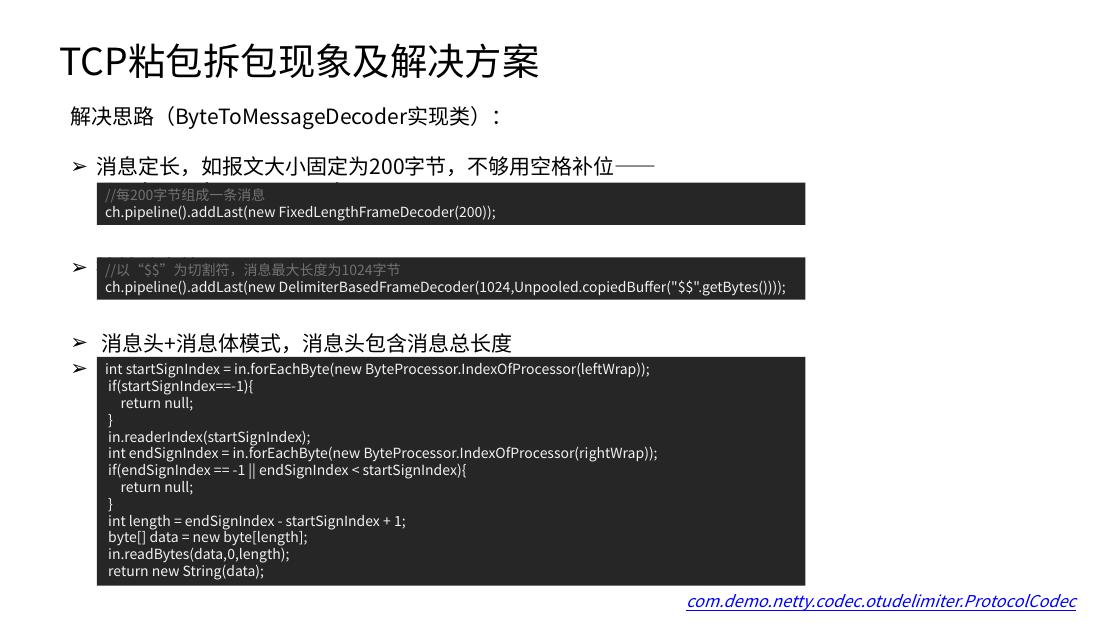
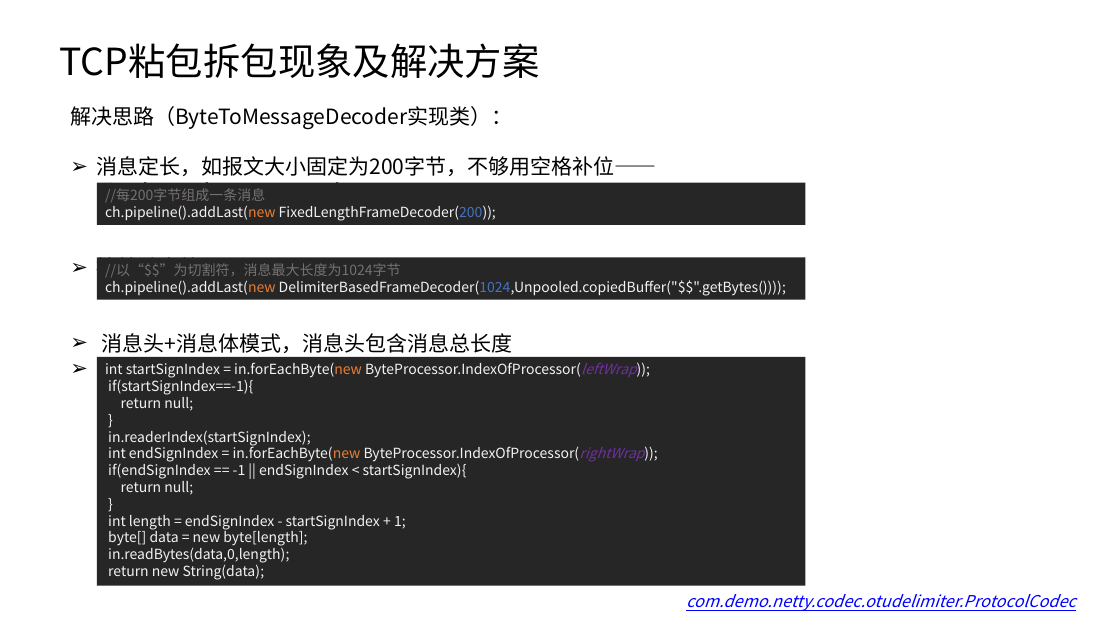
Before and after one commit to taomee517/netty-notes, a slide deck: slide 41 of Netty分享.pptx (slide 40 before the commit). Drawn at 1120x630 pixels with LibreOffice and Linux fonts; fonts in the diff are those of the drawing. Boxes give left, top, right and bottom in pixels: in the first picture for what was removed or moved away, otherwise in the second. Text is boxed around its words. In the diff, an @@ line names an element or a change of style, - is before the commit and + after.

```diff
--- a/Netty分享.pptx
+++ b/Netty分享.pptx
@@ text in rectangle at box(105, 205, 496, 221): text colour #F2F2F2 to #ED7D31 in "ch.pipeline().addLast(new"; text colour #F2F2F2 to #4472C4 in "FixedLengthFrameDecoder(200));" @@
@@ text in rectangle at box(105, 280, 786, 296): text colour #F2F2F2 to #ED7D31 in "ch.pipeline().addLast(new"; text colour #F2F2F2 to #4472C4 in "DelimiterBasedFrameDecoder(1024,Unpooled.copiedBuffer("$$".g ..." @@
@@ text in rectangle at box(105, 362, 644, 462): text colour #F2F2F2 to #ED7D31 in "in.forEachByte(new", "in.forEachByte(new"; text colour #F2F2F2 to #7030A0, italic on in "ByteProcessor.IndexOfProcessor(leftWrap));", "ByteProcessor.IndexOfProcessor(rightWrap));" @@
```
Also in this commit, not shown: 3 slides added.
